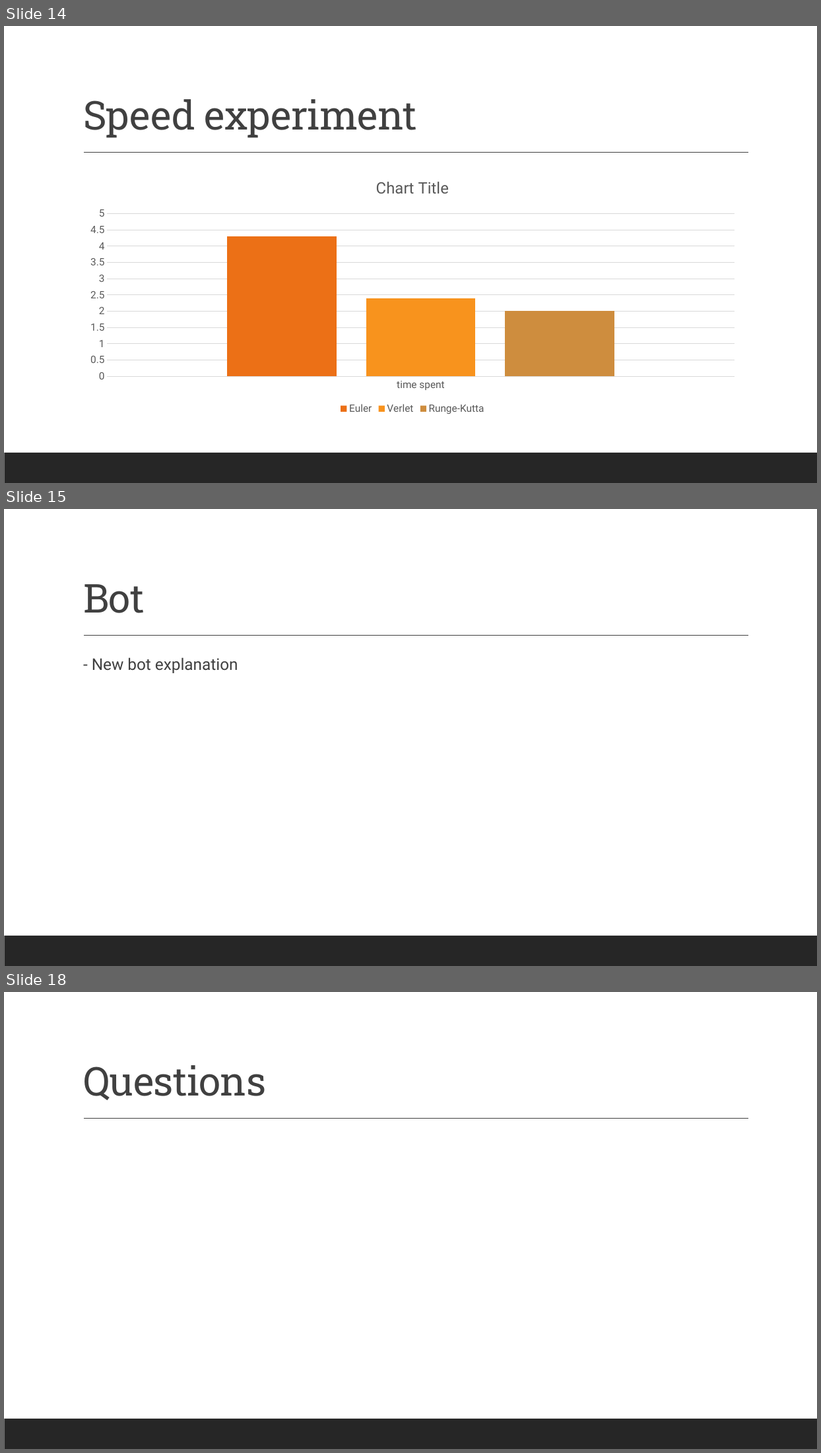
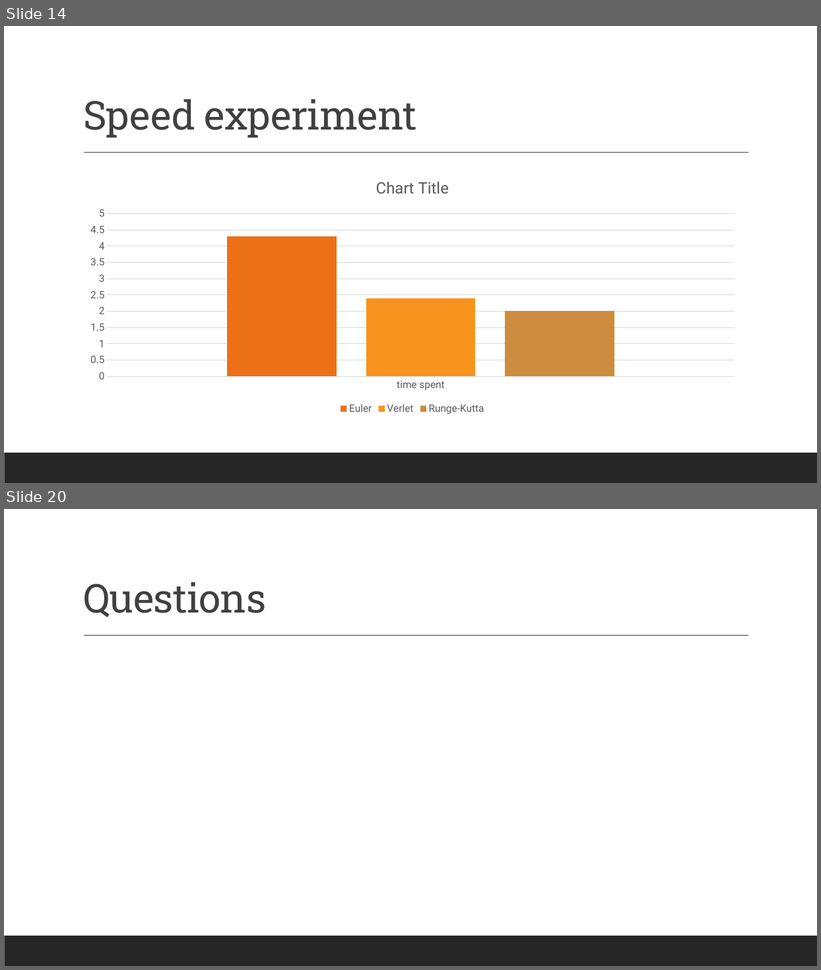
Before and after one commit to renesteeman/Project1-2_Group4, a slide deck: 04-PresentationThirdPhase.pptx. Shown one above the other, each under a label of ours: slides 14, 15 and 18 before the commit, slides 14 and 20 after it; the slides between them are not shown. The pictures are 821x1453 and 821x970 pixels, drawn with LibreOffice and Linux fonts; fonts in the diff are those of the drawing. Boxes give left, top, right and bottom in pixels: in the first picture for what was removed or moved away, otherwise in the second. Text is boxed around its words. In the diff, an @@ line names an element or a change of style, - is before the commit and + after.

```diff
--- a/04-PresentationThirdPhase.pptx
+++ b/04-PresentationThirdPhase.pptx
@@ slide 15 removed at <box>4,509,817,966</box>, background #FFFFFF; not listed: 2 template elements that a slide beside it also shows @@
@@ title removed at <box>83,584,144,613</box> @@
-Bot
@@ text removed at <box>92,657,238,673</box> @@
-  - New bot explanation
@@ what was slide 18 is now slide 20 @@
```
Also in this commit, not shown: 1 slide changed, 6 slides added, 3 other slides removed, 1 other file.
